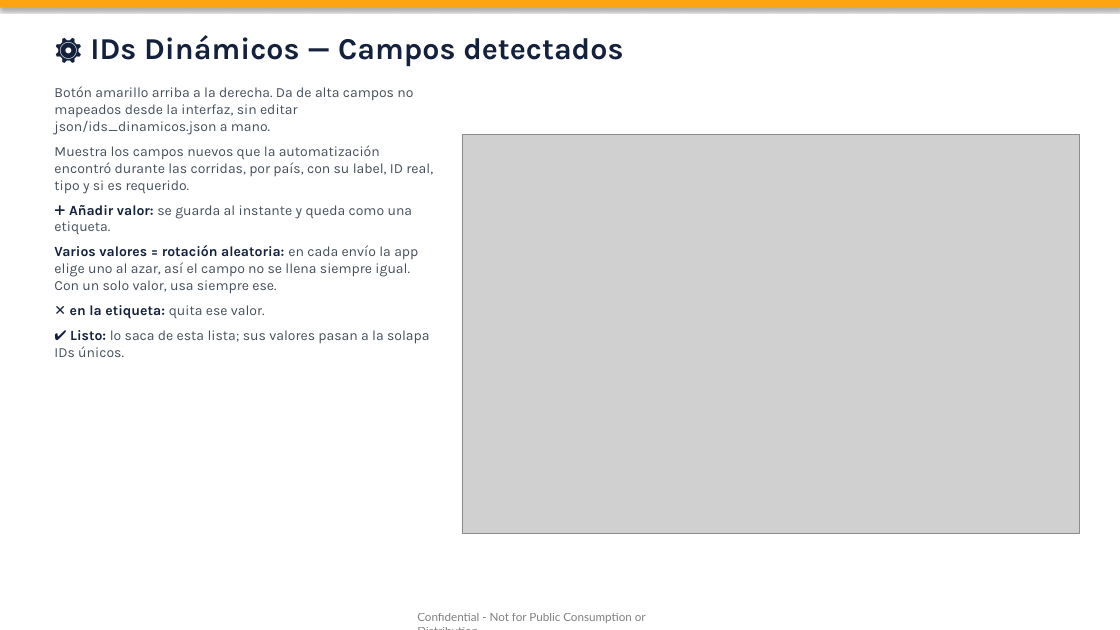
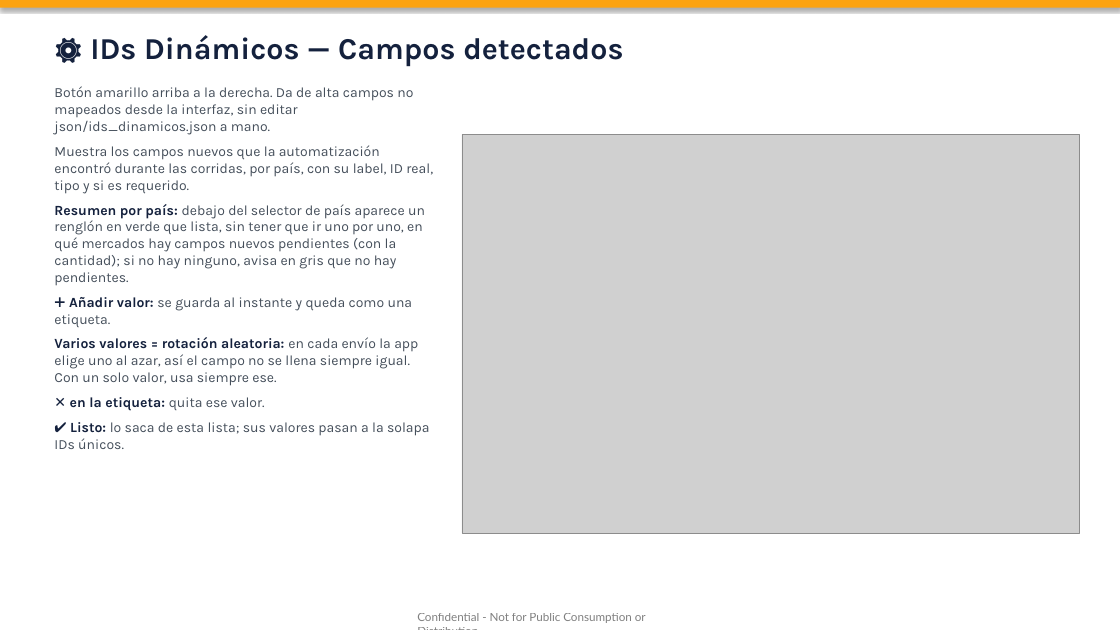
Before and after one commit to ElianZas2-MRM/Ocioso_Update, a slide deck: slide 13 of Osocio_Form_Automation_Guia.pptx. Drawn at 1120x630 pixels with LibreOffice and Linux fonts; fonts in the diff are those of the drawing; grey boxes stand for pictures. Boxes give left, top, right and bottom in pixels: in the first picture for what was removed or moved away, otherwise in the second. Text is boxed around its words. In the diff, an @@ line names an element or a change of style, - is before the commit and + after.

Commit message:
Docs: reflejar el nuevo indicador de paises con campos detectados
Suma el bullet del resumen por pais (con cantidad) tanto en la guia de
uso (solapa Campos detectados) como en el pptx (slide de IDs Dinamicos),
para que coincidan con el cambio de interface/ids_dinamicos_ui.py.

```diff
--- a/Osocio_Form_Automation_Guia.pptx
+++ b/Osocio_Form_Automation_Guia.pptx
@@ text at (54,204,425,286): paragraph added @@
+Resumen por país: debajo del selector de país aparece un renglón en verde que lista, sin tener que ir uno por uno, en qué mercados hay campos nuevos pendientes (con la cantidad); si no hay ninguno, avisa en gris que no hay pendientes.
```
Also in this commit, not shown: 1 other file.
